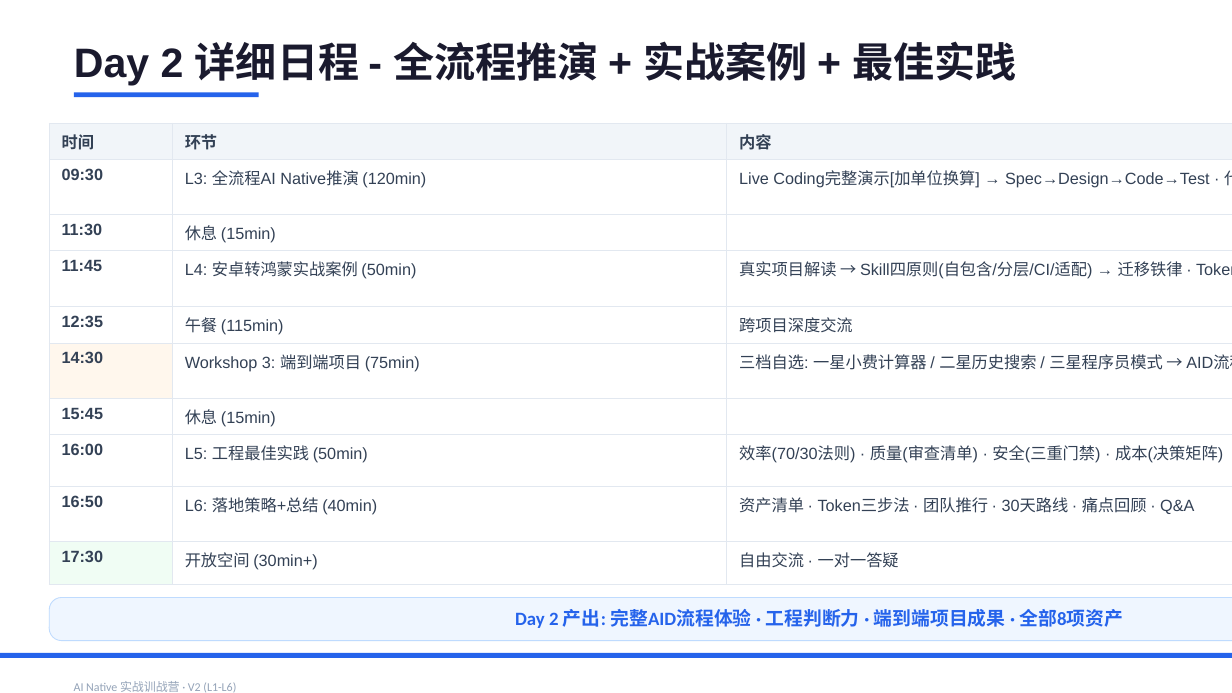
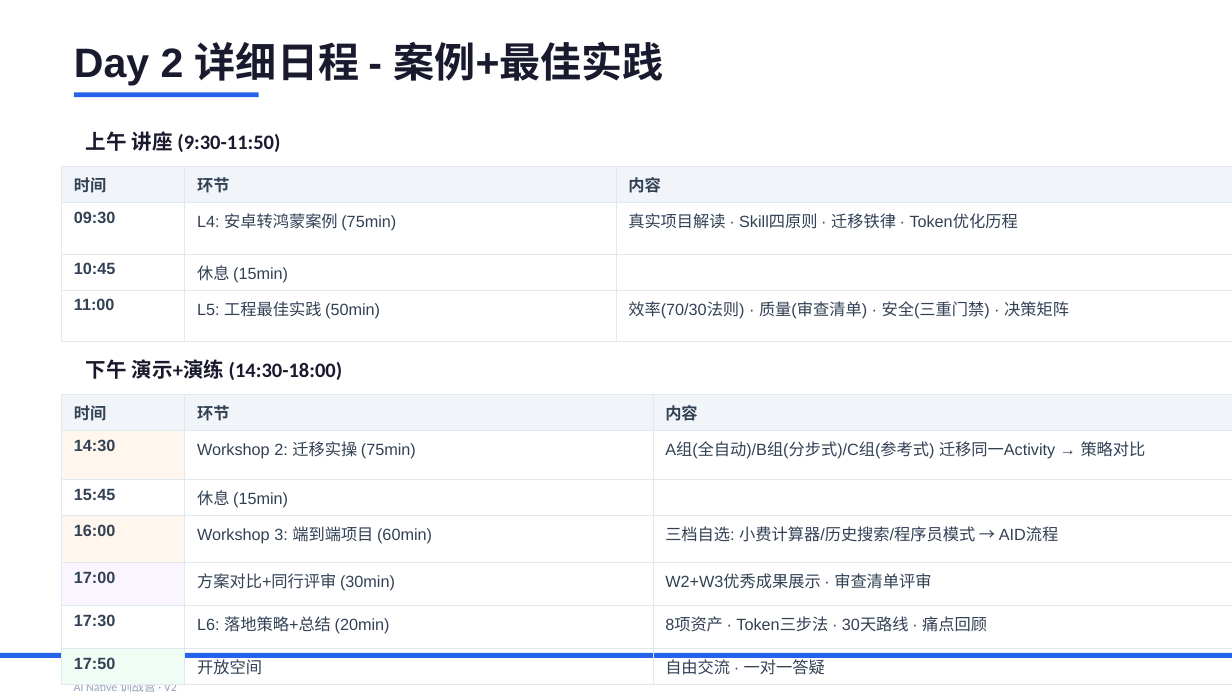
Before and after one commit to JungleTestLabs/ai-coding-training, a slide deck: slide 4 of docs/AI-Native-训战营-介绍与日程.pptx. Drawn at 1232x693 pixels with LibreOffice and Linux fonts; fonts in the diff are those of the drawing. Boxes give left, top, right and bottom in pixels: in the first picture for what was removed or moved away, otherwise in the second. Text is boxed around its words. In the diff, an @@ line names an element or a change of style, - is before the commit and + after.

Commit message:
docs: 调整V2结构 — 上午讲座(到12:00)，下午演示+演练
核心调整:
- 上午纯讲座(L1/L2 Day1, L4/L5 Day2)，不超过12:00
- 下午先演示后演练(演示-休息-演练-休息-演练)
- L3 移到Day1下午作为演示(Live Coding)
- Workshop2 安卓转鸿蒙迁移移到L4案例解读之后(Day2下午)
- L6缩短为20min收尾

设计原则: 讲座→演示→演练，逐级递进

```diff
--- a/docs/AI-Native-训战营-介绍与日程.pptx
+++ b/docs/AI-Native-训战营-介绍与日程.pptx
@@ text at box(74, 41, 664, 86): text changed @@
-Day 2 详细日程 - 全流程推演 + 实战案例 + 最佳实践
+Day 2 详细日程 - 案例+最佳实践
@@ text added at box(86, 131, 280, 152), 12 pt, text #1A1A2E, bold @@
+上午 讲座 (9:30-11:50)
@@ table at box(62, 166, 1232, 323) @@
-row 2: 09:30 | L3: 全流程AI Native推演 (120min) | Live Coding完整演示[加单位换算] → Spec→Design→Code→Test · 代码审查游戏
-row 3: 11:30 | 休息 (15min) | 
-row 4: 11:45 | L4: 安卓转鸿蒙实战案例 (50min) | 真实项目解读 → Skill四原则(自包含/分层/CI/适配) → 迁移铁律 · Token优化历程
-row 5: 12:35 | 午餐 (115min) | 跨项目深度交流
-row 6: 14:30 | Workshop 3: 端到端项目 (75min) | 三档自选: 一星小费计算器 / 二星历史搜索 / 三星程序员模式 → AID流程
-row 7: 15:45 | 休息 (15min) | 
-row 8: 16:00 | L5: 工程最佳实践 (50min) | 效率(70/30法则) · 质量(审查清单) · 安全(三重门禁) · 成本(决策矩阵)
-row 9: 16:50 | L6: 落地策略+总结 (40min) | 资产清单 · Token三步法 · 团队推行 · 30天路线 · 痛点回顾 · Q&A
-row 10: 17:30 | 开放空间 (30min+) | 自由交流 · 一对一答疑
+row 2: 09:30 | L4: 安卓转鸿蒙案例 (75min) | 真实项目解读 · Skill四原则 · 迁移铁律 · Token优化历程
+row 3: 10:45 | 休息 (15min) | 
+row 4: 11:00 | L5: 工程最佳实践 (50min) | 效率(70/30法则) · 质量(审查清单) · 安全(三重门禁) · 决策矩阵
@@ table: place and size @@
-table at box(49, 123, 1232, 574)
+table at box(62, 166, 1232, 323)
@@ text added at box(86, 359, 342, 380), 12 pt, text #1A1A2E, bold @@
+下午 演示+演练 (14:30-18:00)
@@ table added at box(62, 394, 1232, 679), 7 rows, 3 columns @@
+时间 | 环节 | 内容
+14:30 | Workshop 2: 迁移实操 (75min) | A组(全自动)/B组(分步式)/C组(参考式) 迁移同一Activity → 策略对比
+15:45 | 休息 (15min) | 
+16:00 | Workshop 3: 端到端项目 (60min) | 三档自选: 小费计算器/历史搜索/程序员模式 → AID流程
+17:00 | 方案对比+同行评审 (30min) | W2+W3优秀成果展示 · 审查清单评审
+17:30 | L6: 落地策略+总结 (20min) | 8项资产 · Token三步法 · 30天路线 · 痛点回顾
+17:50 | 开放空间 | 自由交流 · 一对一答疑
@@ rounded rectangle removed at box(49, 598, 1232, 641) @@
@@ text removed at box(515, 609, 1123, 628) @@
-Day 2 产出: 完整AID流程体验 · 工程判断力 · 端到端项目成果 · 全部8项资产
@@ text at box(74, 685, 177, 692): text changed @@
-AI Native 实战训战营 · V2 (L1-L6)
+AI Native 训战营 · V2
```
Also in this commit, not shown: 4 other slides changed, 1 slide added, 1 slide removed, 2 other files.
